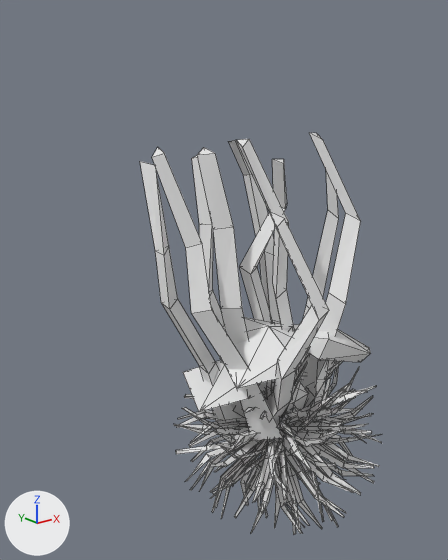
Before and after pictures for a commit that changed the Blender file blender/seagrass.blend.
Rendered twice from a camera (50 mm lens) standing at (-4.81, -4.91, 4.03) and looking at (-0.47, 0.52, 1.86). Every picture has the same lights, and +X, +Y and +Z are marked at lower left. Mesh edges are drawn as thin lines.

The first picture shows 'seagrass-1', 'seagrass-2', 'seagrass-3'.
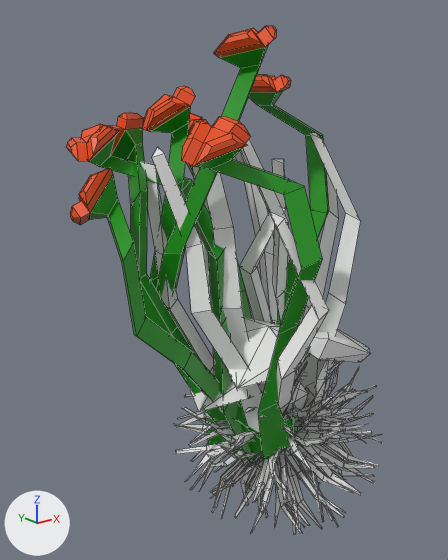
Commit message: add flowers to cave branches

Where the change shows, as pixel boxes (x1, y1, x2, y2) in the pictures (448 x 560 px):
'flower-1', added (green)
    after: (66, 26, 329, 465)
    faces in mat_material_001 (green #0c9000): (89, 44, 329, 465)
    faces in mat_material_002 (orange #e74c00): (66, 26, 291, 225)

Diff of the bpy script that builds the scene:
```diff
--- a/blender/seagrass.blend.py
+++ b/blender/seagrass.blend.py
@@ mat_material_002 @@
+mat_material_002 = principled_material('Material.002')
+mat_material_002.base_color = (0.8, 0.0724, 0.0)  # orange #e74c00
@@ mat_material_001 @@
+mat_material_001 = principled_material('Material.001')
+mat_material_001.base_color = (0.00385, 0.281, 0.0)  # green #0d9000
@@ me_plane @@
+me_plane.from_pydata(...)  # 384 vertices, 376 faces; spans x -2.12..1.07, y -0.93..2.06, z -0.57..4.64
+# faces by material slot: [152, 224]
+me_plane.materials.append(mat_material_001)  # green #0d9000
+me_plane.materials.append(mat_material_002)  # orange #e74c00
@@ ob_flower_1 @@
+ob_flower_1 = bpy.data.objects.new('flower-1', me_plane)
+ob_flower_1.location = (0.0, 0.0, 0.0)
```
